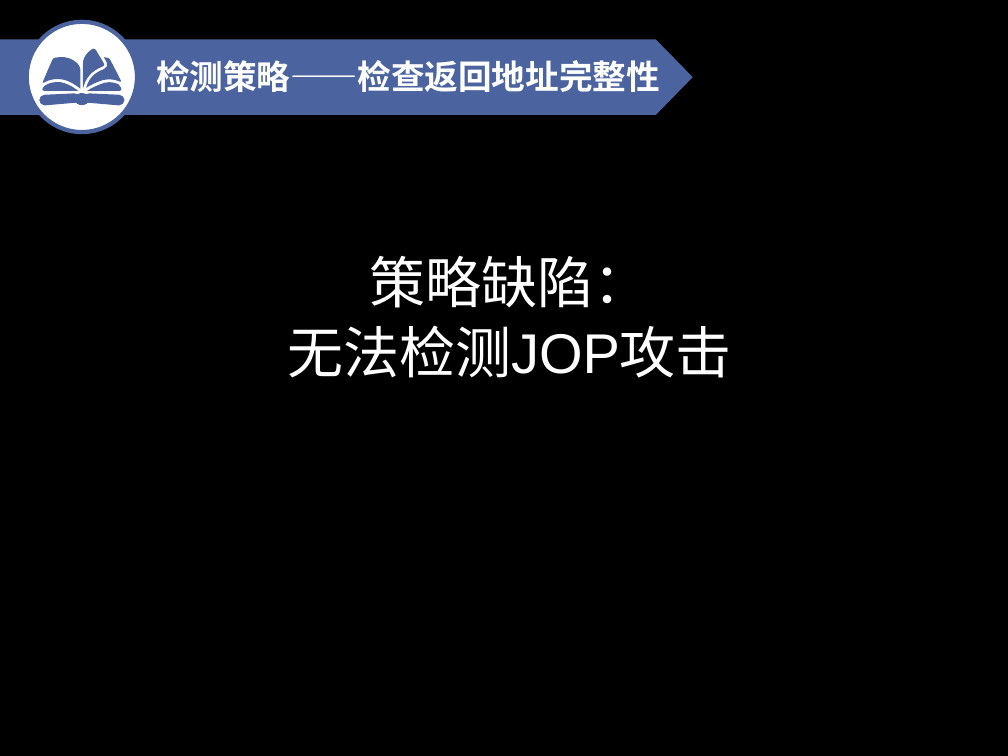
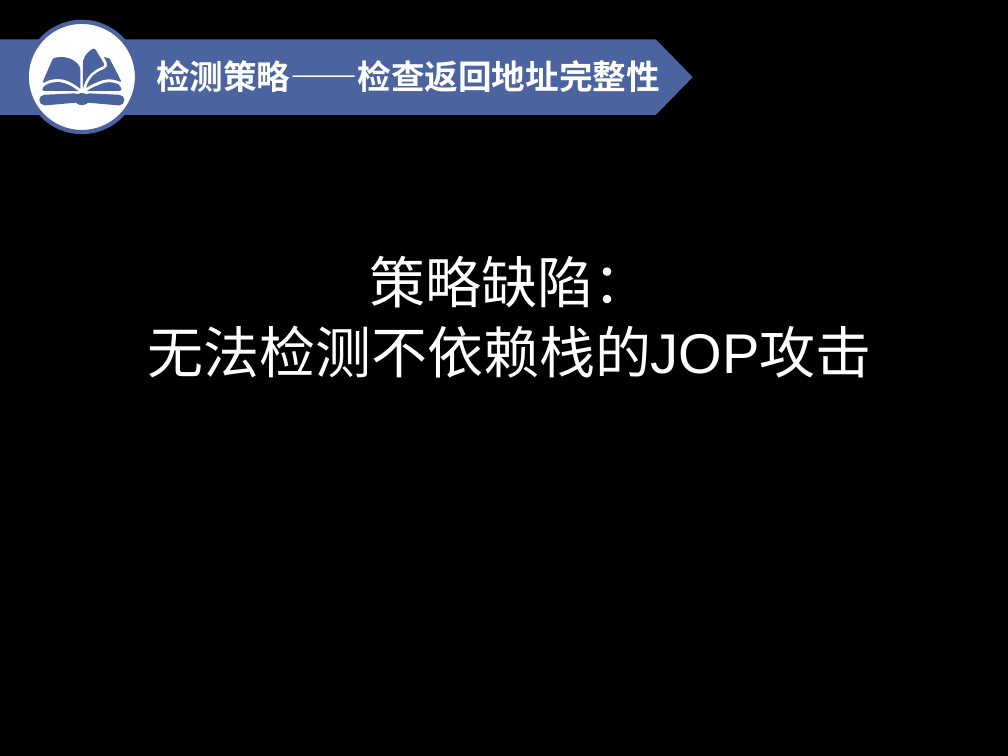
Before and after one commit to TaQini/XOP, a slide deck: slide 125 of 大便.pptx. Drawn at 1008x756 pixels with LibreOffice and Linux fonts; fonts in the diff are those of the drawing. Boxes give left, top, right and bottom in pixels: in the first picture for what was removed or moved away, otherwise in the second. Text is boxed around its words. In the diff, an @@ line names an element or a change of style, - is before the commit and + after.

```diff
--- a/大便.pptx
+++ b/大便.pptx
@@ text at (148,325,872,378): text changed @@
-无法检测JOP攻击
+无法检测不依赖栈的JOP攻击
```
Also in this commit, not shown: 3 other slides changed, 29 slides added, 1 slide removed, 1 other file.
